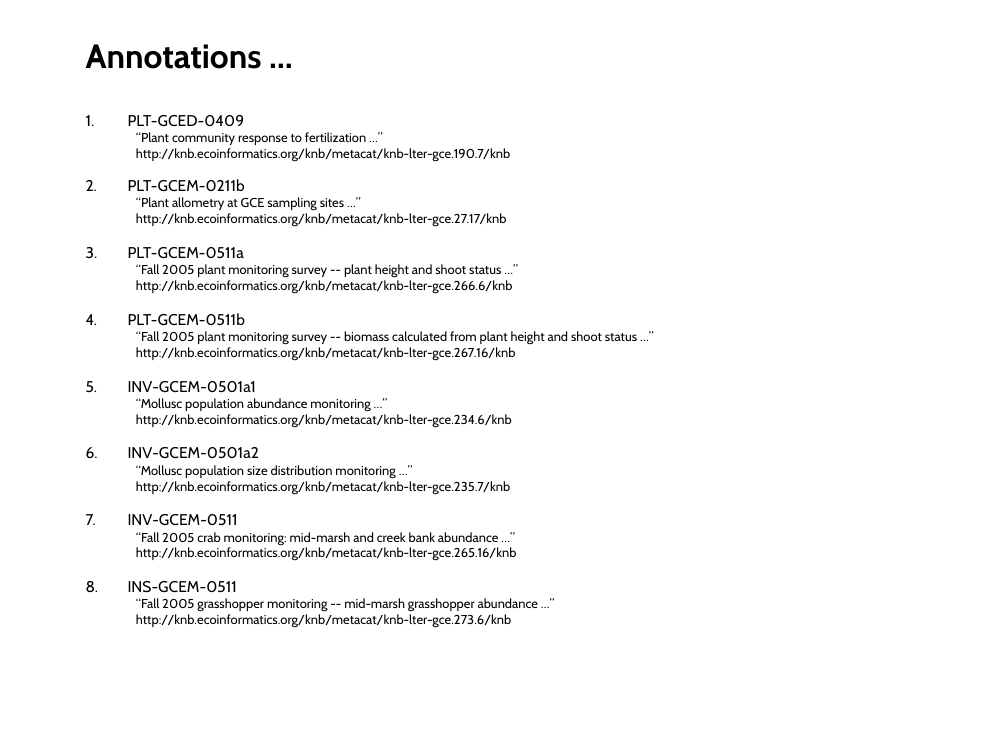
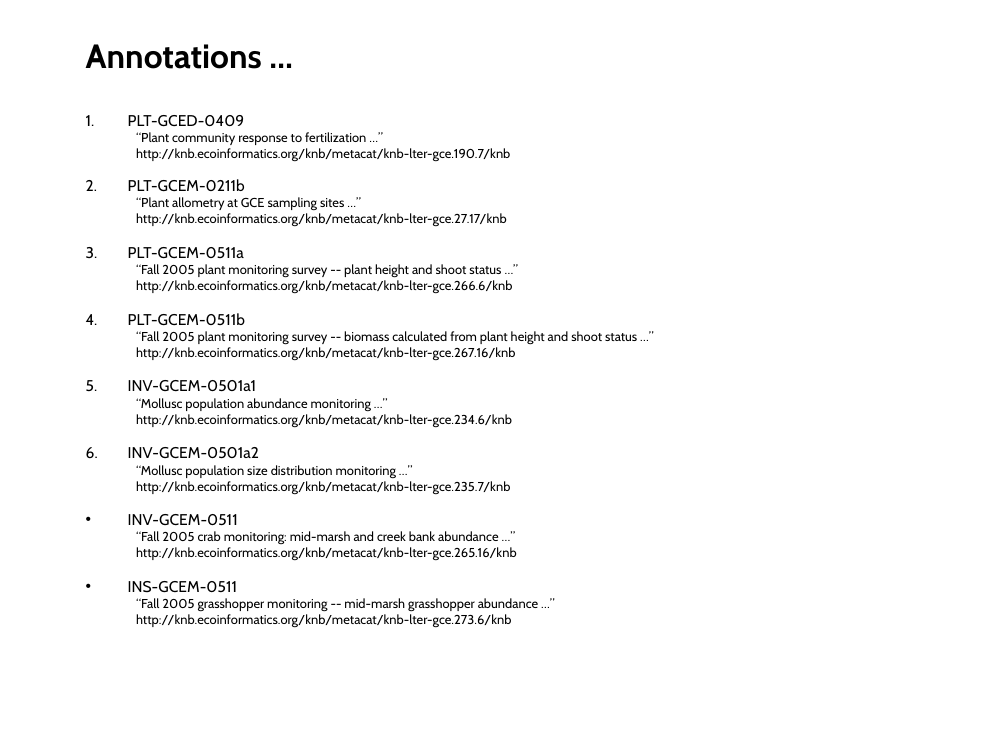
Before and after one commit to NCEAS/semtools, a slide deck: slide 2 of dev/sms/doc/gce-examples-2008.ppt. Drawn at 1008x756 pixels with LibreOffice and Linux fonts; fonts in the diff are those of the drawing. Boxes give left, top, right and bottom in pixels: in the first picture for what was removed or moved away, otherwise in the second. Text is boxed around its words. In the diff, an @@ line names an element or a change of style, - is before the commit and + after.

```diff
--- a/dev/sms/doc/gce-examples-2008.ppt
+++ b/dev/sms/doc/gce-examples-2008.ppt
@@ text at box(128, 514, 238, 593): bullet 1. to • @@
```
Also in this commit, not shown: 2 other slides changed, 1 other file.
